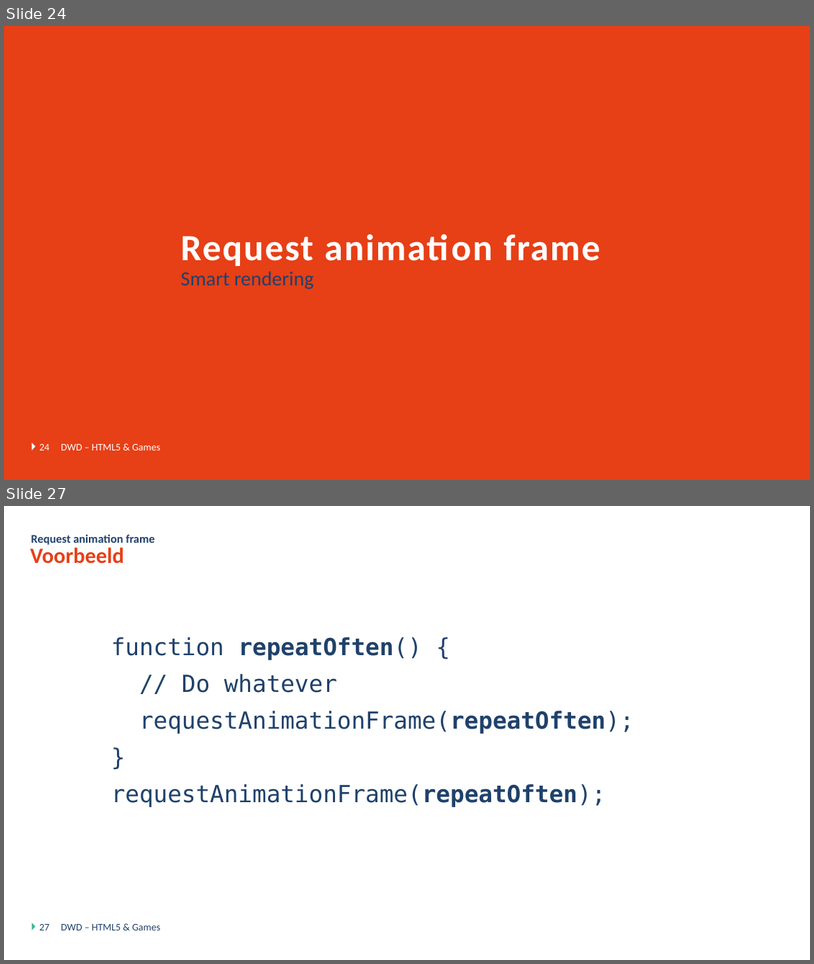
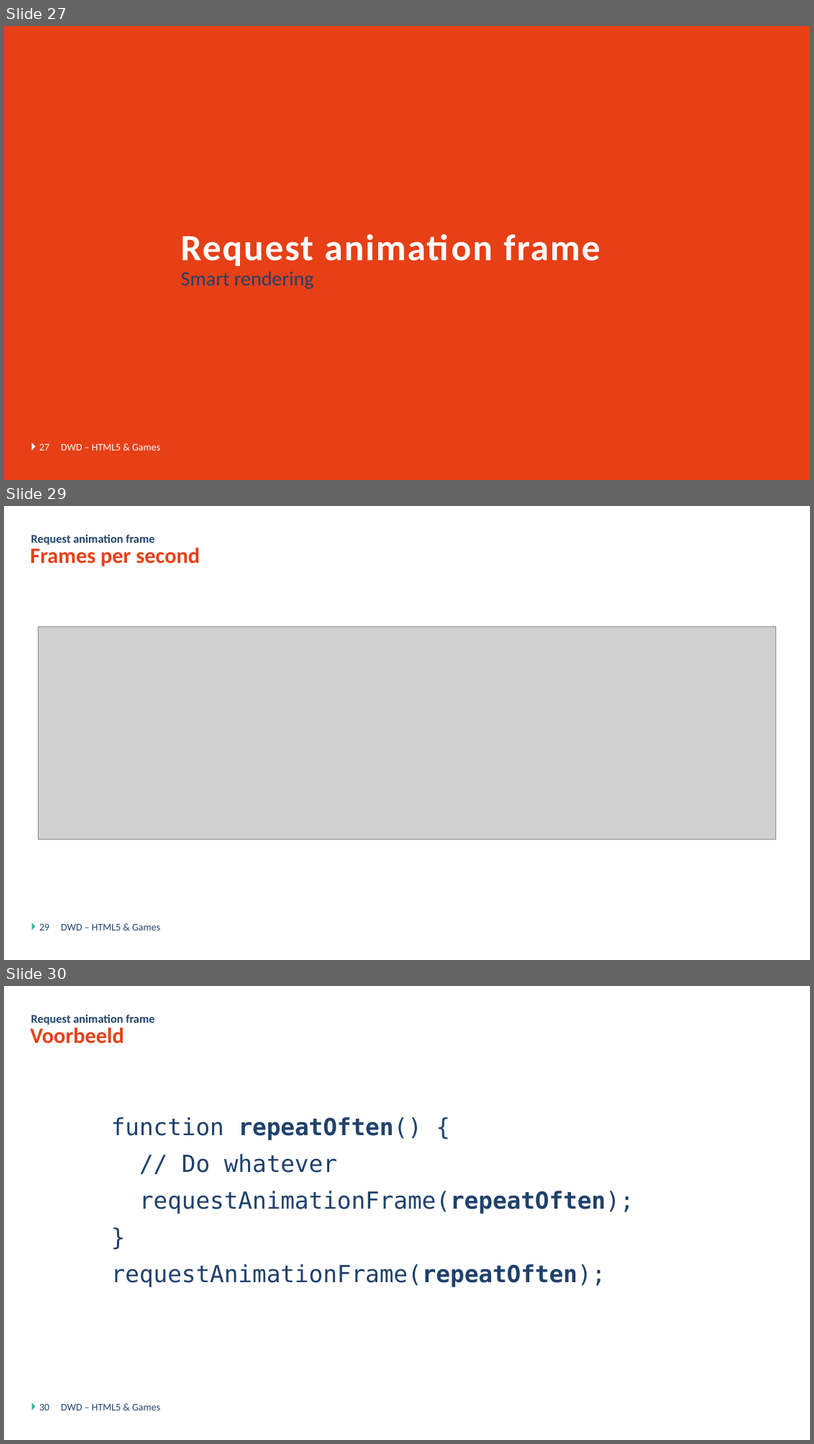
Before and after one commit to DmitriyVdE/Odisee_Bru_Dyn_Web_Dev_Opdracht, a slide deck: DWD - Javascript Games - Theorie.pptx. Shown one above the other, each under a label of ours: slides 24 and 27 before the commit, slides 27, 29 and 30 after it; the slides between them are not shown. The pictures are 814x964 and 814x1444 pixels, drawn with LibreOffice and Linux fonts; fonts in the diff are those of the drawing; grey boxes stand for pictures; background and template pictures are left out. Boxes give left, top, right and bottom in pixels: in the first picture for what was removed or moved away, otherwise in the second. Text is boxed around its words. In the diff, an @@ line names an element or a change of style, - is before the commit and + after.

```diff
--- a/DWD - Javascript Games - Theorie.pptx
+++ b/DWD - Javascript Games - Theorie.pptx
@@ slide 29 added at (4,506,810,960), background #FFFFFF; not listed: 1 template element that a slide beside it also shows @@
@@ title added at (30,547,200,566), 26 pt, text #E73F16, bold @@
+Frames per second
@@ text added at (31,534,154,545), 14 pt, text #1F416B, bold @@
+Request animation frame
@@ picture added at (39,627,776,839) @@
@@ page number added at (39,924,49,930), 12 pt, text #1F416B @@
+29
@@ text added at (61,924,160,930), 12 pt, text #1F416B @@
+DWD – HTML5 & Games
@@ what was slide 24 is now slide 27 @@
@@ page number at (39,444,49,450): text changed @@
-24
+27
@@ what was slide 27 is now slide 30 @@
@@ page number at (39,1404,49,1410): text changed @@
-27
+30
```
Also in this commit, not shown: 3 slides changed, 3 other slides added.
